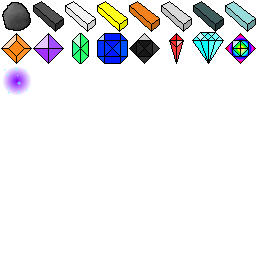
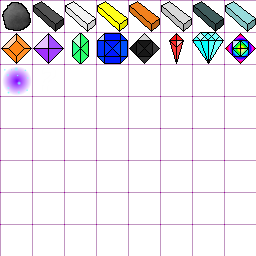
Layers edited between the first and the second 256 x 256 image:
showed "Layer" over (x1=0, y1=0, x2=256, y2=256)
